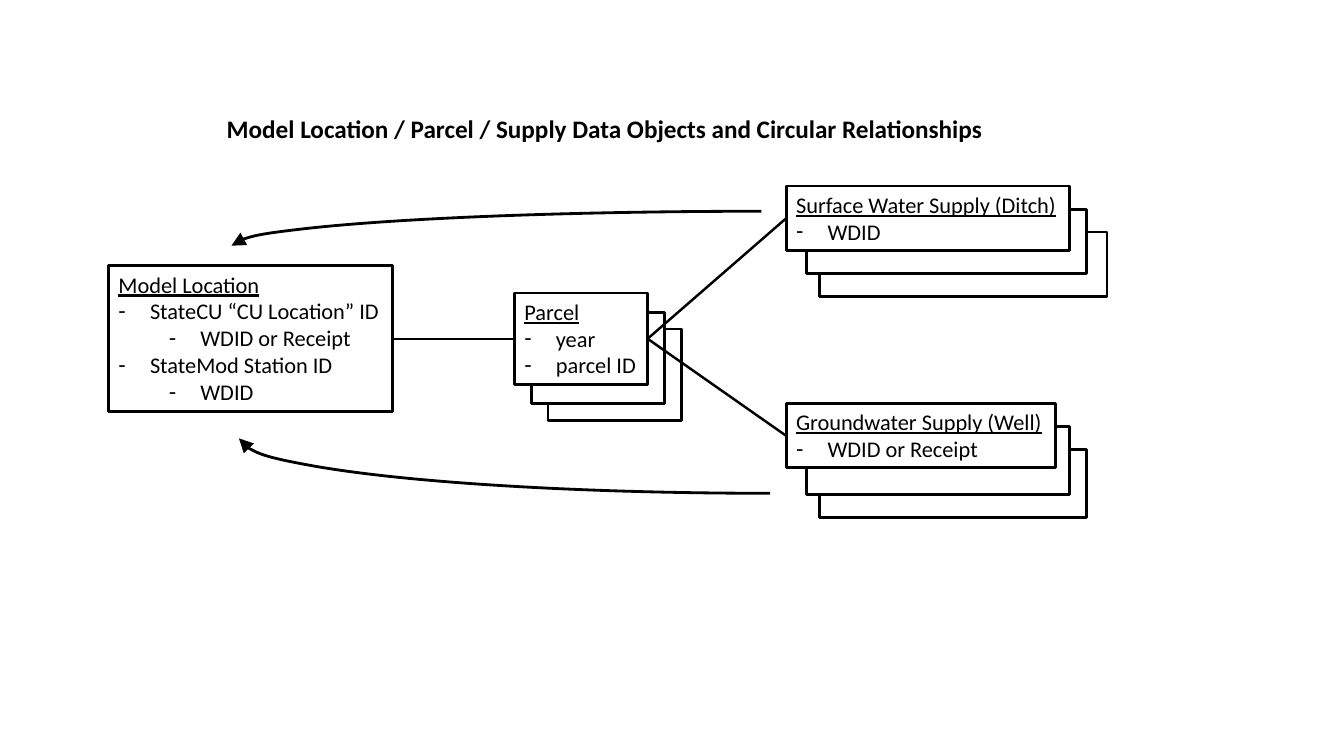
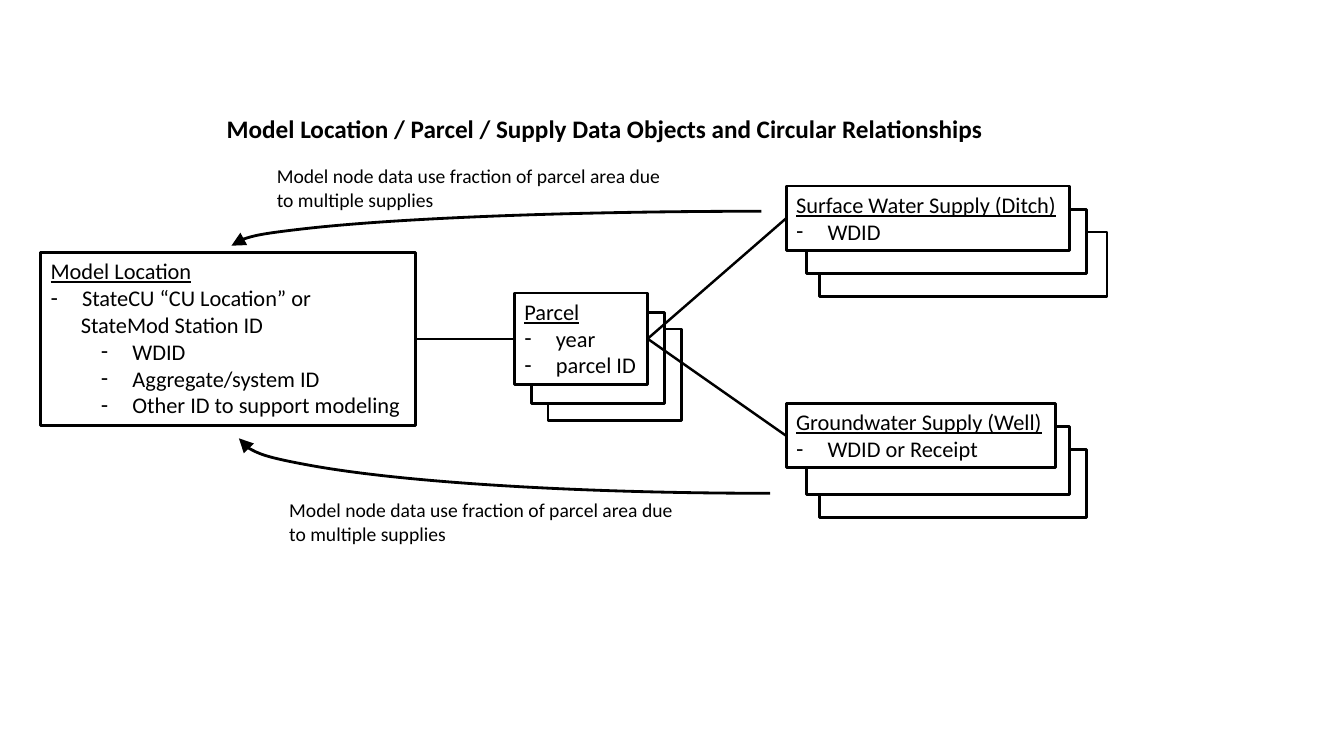
Before and after one commit to OpenCDSS/cdss-app-statedmi-doc-user, a slide deck: slide 3 of resources/acreage-assignment/cds-ipy-files.pptx. Drawn at 1344x756 pixels with LibreOffice and Linux fonts; fonts in the diff are those of the drawing. Boxes give left, top, right and bottom in pixels: in the first picture for what was removed or moved away, otherwise in the second. Text is boxed around its words. In the diff, an @@ line names an element or a change of style, - is before the commit and + after.

Commit message:
Update for 5.0.9 release, issue #41
Update ReadParcelsFromHydroBase for unmodeled wells, other cleanup.

```diff
--- a/resources/acreage-assignment/cds-ipy-files.pptx
+++ b/resources/acreage-assignment/cds-ipy-files.pptx
@@ text added at (277,169,660,210), 14 pt, text #000000 @@
+Model node data use fraction of parcel area due to multiple supplies
@@ rectangle "Model Location": place and size @@
-rectangle "Model Location" at (109,266,393,412)
+rectangle "Model Location" at (40,252,415,425)
@@ text in rectangle at (82,290,311,306): text changed @@
-– StateCU “CU Location” ID
-  – WDID or Receipt
+– StateCU “CU Location” or
@@ text in rectangle at (81,317,263,333): bullet - to none @@
@@ line moved from (393, 339) - (514, 339) to (415, 339) - (514, 339) @@
@@ text in rectangle at (132,371,400,417): paragraphs added @@
+  – Aggregate/system ID
+  – Other ID to support modeling
@@ text added at (289,503,672,544), 14 pt, text #000000 @@
+Model node data use fraction of parcel area due to multiple supplies
```
Also in this commit, not shown: 1 other slide changed, 6 other files.
